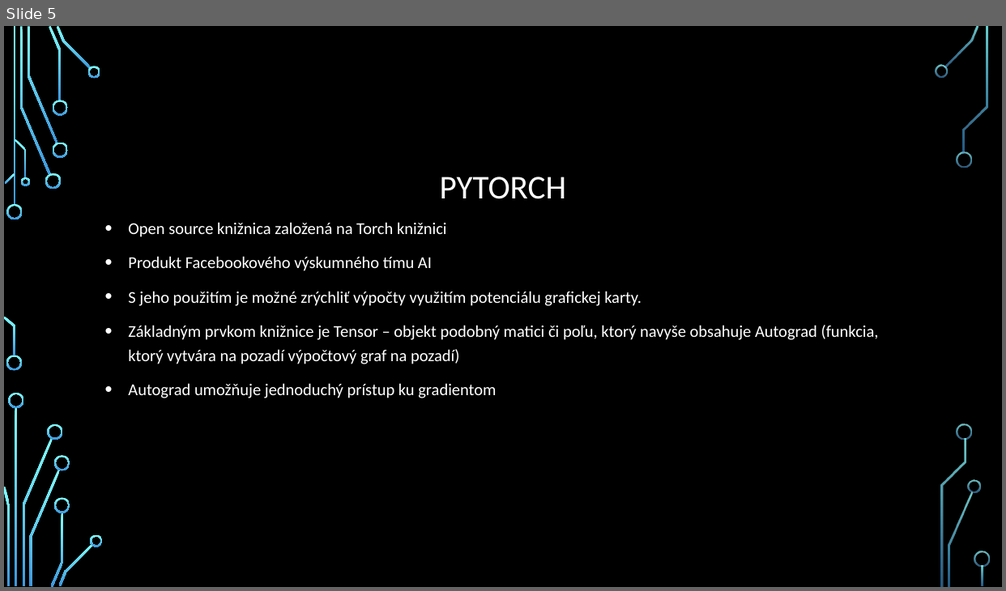
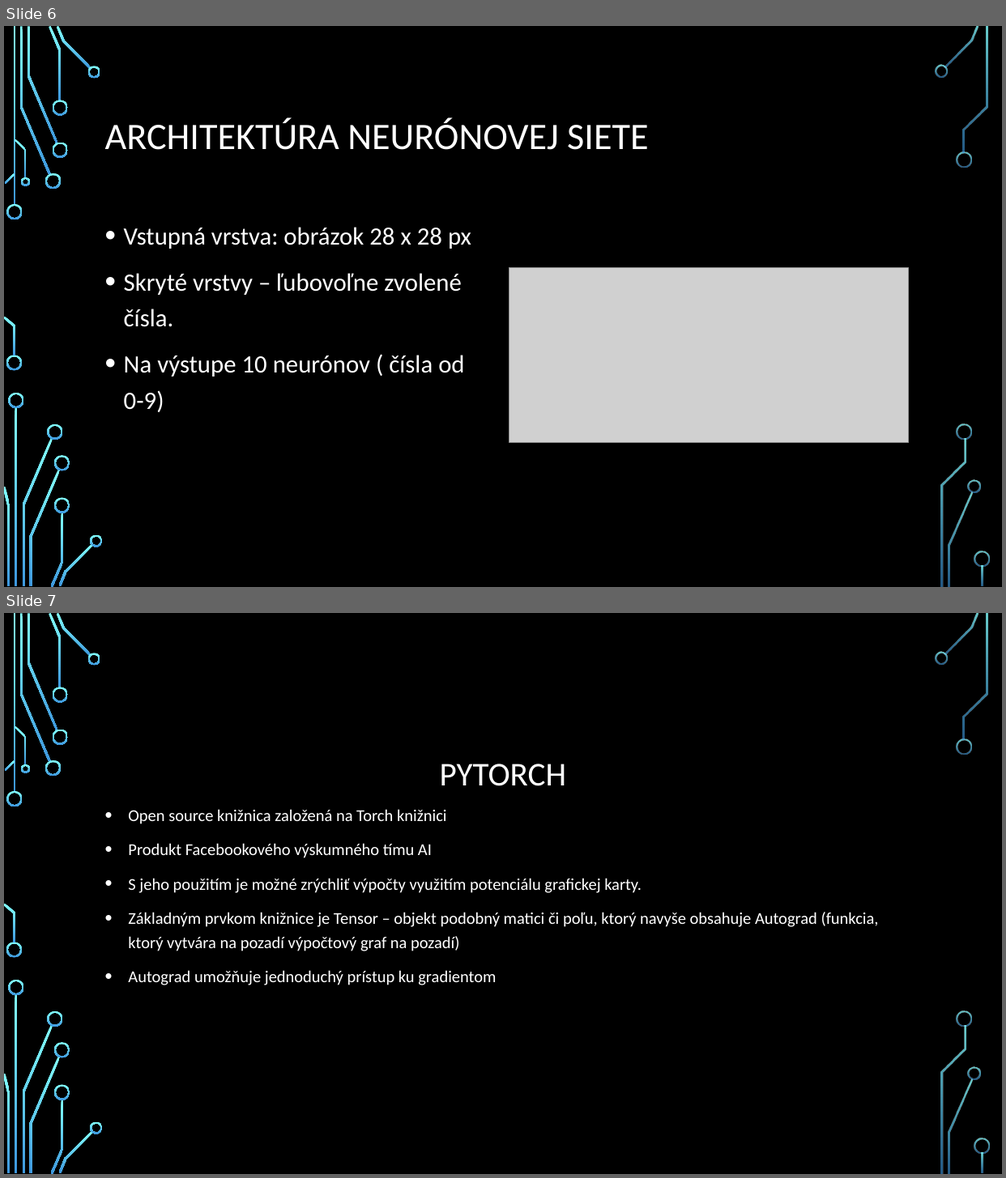
Before and after one commit to livi83/MNIST, a slide deck: prezentacia.pptx. Shown one above the other, each under a label of ours: slide 5 before the commit, slides 6 and 7 after it. The pictures are 1006x591 and 1006x1178 pixels, drawn with LibreOffice and Linux fonts; fonts in the diff are those of the drawing; grey boxes stand for pictures; background and template pictures are left out. Boxes give left, top, right and bottom in pixels: in the first picture for what was removed or moved away, otherwise in the second. Text is boxed around its words. In the diff, an @@ line names an element or a change of style, - is before the commit and + after.

```diff
--- a/prezentacia.pptx
+++ b/prezentacia.pptx
@@ slide 6 added at [4,26,1002,587], background picture (left out); not listed: 36 template elements that a slide beside it also shows @@
@@ title added at [105,118,648,150], 36 pt, text #FFFFFF @@
+ARCHITEKTÚRA NEURÓNOVEJ SIETE
@@ text added at [124,227,471,412], 24 pt, text #FFFFFF @@
+• Vstupná vrstva: obrázok 28 x 28 px
+• Skryté vrstvy – ľubovoľne zvolené čísla.
+• Na výstupe 10 neurónov ( čísla od 0-9)
@@ picture added at [509,268,908,443] @@
@@ what was slide 5 is now slide 7 @@
```
Also in this commit, not shown: 3 slides changed, 2 other slides added, 1 other file.
